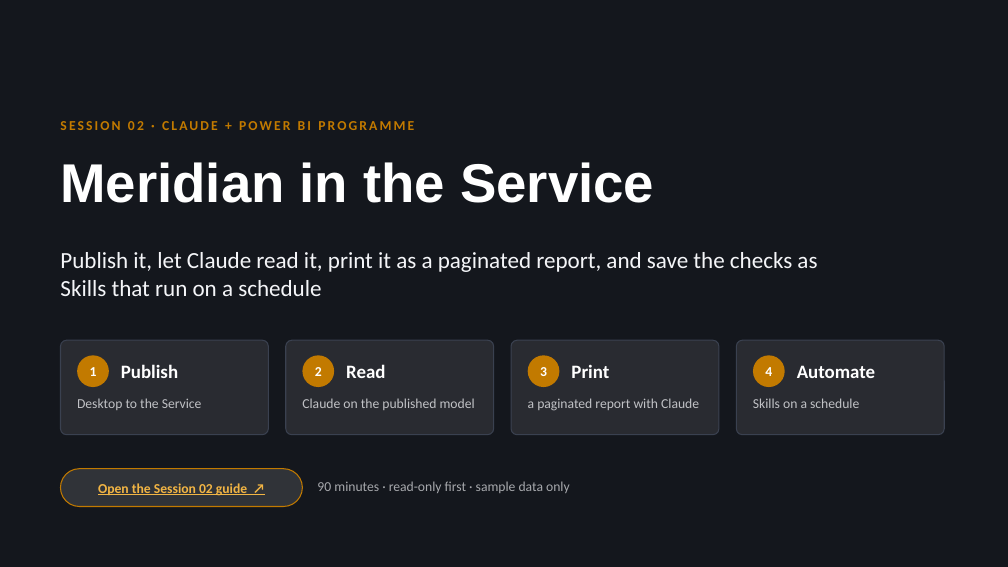
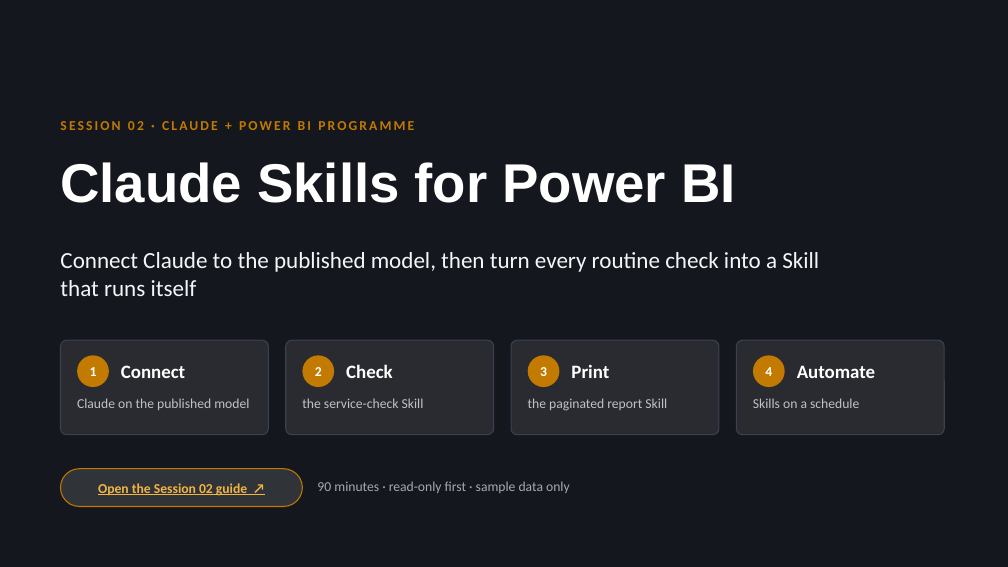
Before and after one commit to kumar98rishav-oss/Claude-AI-Power-BI, a slide deck: slide 1 of session-02/Session02_PowerBI_Service_Paginated_Skills.pptx. Drawn at 1008x567 pixels with LibreOffice and Linux fonts; fonts in the diff are those of the drawing. Boxes give left, top, right and bottom in pixels: in the first picture for what was removed or moved away, otherwise in the second. Text is boxed around its words. In the diff, an @@ line names an element or a change of style, - is before the commit and + after.

```diff
--- a/session-02/Session02_PowerBI_Service_Paginated_Skills.pptx
+++ b/session-02/Session02_PowerBI_Service_Paginated_Skills.pptx
@@ title at box(60, 162, 735, 203): text changed @@
-Meridian in the Service
+Claude Skills for Power BI
@@ text at box(60, 252, 819, 296): text changed @@
-Publish it, let Claude read it, print it as a paginated report, and save the checks as Skills that run on a schedule
+Connect Claude to the published model, then turn every routine check into a Skill that runs itself
@@ text at box(121, 365, 185, 378): text changed @@
-Publish
+Connect
@@ text at box(346, 364, 393, 378): text changed @@
-Read
+Check
@@ text at box(77, 398, 249, 410): text changed @@
-Desktop to the Service
+Claude on the published model
@@ text at box(302, 398, 424, 408): text changed @@
-Claude on the published model
+the service-check Skill
@@ text at box(528, 398, 667, 411): text changed @@
-a paginated report with Claude
+the paginated report Skill
```
Also in this commit, not shown: 18 other slides changed, 5 slides added, 3 slides removed, 2 other files.
